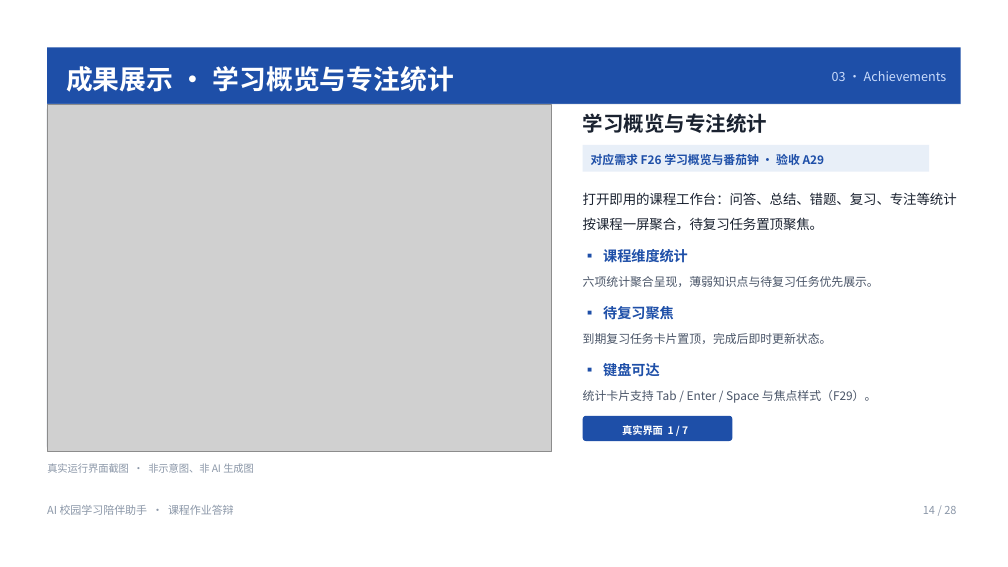
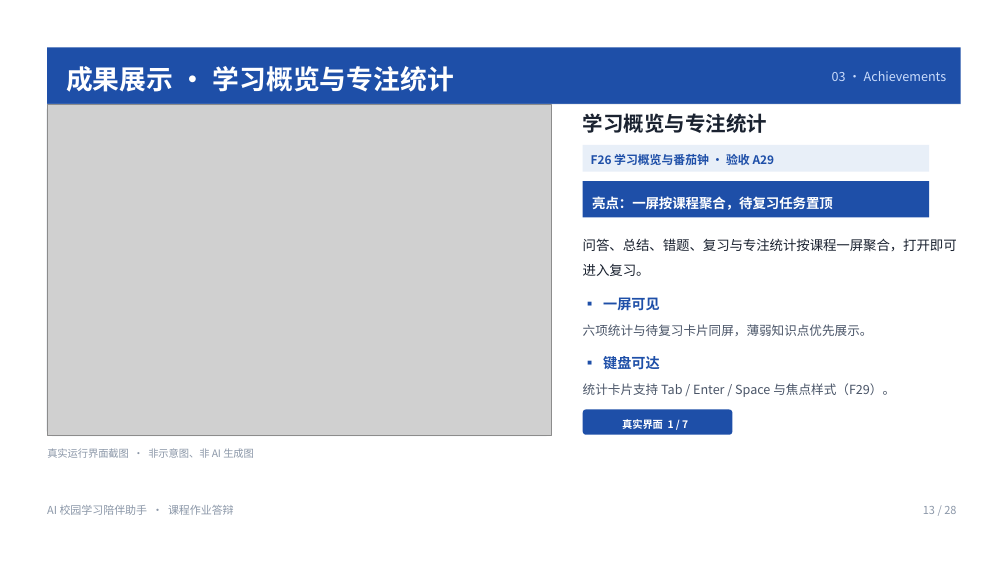
Before and after one commit to kecit33/ai-agent-study, a slide deck: slide 13 of docs/AI校园学习陪伴助手_团队展示与需求分析.pptx (slide 14 before the commit). Drawn at 1008x567 pixels with LibreOffice and Linux fonts; fonts in the diff are those of the drawing; grey boxes stand for pictures. Boxes give left, top, right and bottom in pixels: in the first picture for what was removed or moved away, otherwise in the second. Text is boxed around its words. In the diff, an @@ line names an element or a change of style, - is before the commit and + after.

```diff
--- a/docs/AI校园学习陪伴助手_团队展示与需求分析.pptx
+++ b/docs/AI校园学习陪伴助手_团队展示与需求分析.pptx
@@ picture: place and size @@
-picture at [47, 105, 551, 451]
+picture at [47, 105, 551, 436]
@@ rounded rectangle: place and size @@
-rounded rectangle at [47, 105, 551, 451]
+rounded rectangle at [47, 105, 551, 436]
@@ text at [591, 154, 775, 165]: text changed @@
-对应需求 F26 学习概览与番茄钟 · 验收 A29
+F26 学习概览与番茄钟 · 验收 A29
@@ rectangle added at [583, 181, 929, 218], fill #1E4FA8 @@
@@ text added at [592, 196, 833, 210], 12.8 pt, text #FFFFFF, bold @@
+亮点：一屏按课程聚合，待复习任务置顶
@@ text at [583, 238, 957, 276]: text changed @@
-打开即用的课程工作台：问答、总结、错题、复习、专注等统计按课程一屏聚合，待复习任务置顶聚焦。
+问答、总结、错题、复习与专注统计按课程一屏聚合，打开即可进入复习。
@@ text removed at [603, 249, 688, 263] @@
-▪ 课程维度统计
@@ text added at [603, 297, 659, 311], 13.5 pt, text #1E4FA8, bold @@
+▪ 一屏可见
@@ text at [583, 324, 873, 336]: text changed; size 11.2 to 12 pt @@
-六项统计聚合呈现，薄弱知识点与待复习任务优先展示。
+六项统计与待复习卡片同屏，薄弱知识点优先展示。
@@ text removed at [603, 306, 674, 320] @@
-▪ 待复习聚焦
@@ text removed at [583, 333, 832, 344] @@
-到期复习任务卡片置顶，完成后即时更新状态。
@@ text "统计卡片支持 Tab / Enter / ..." at [583, 383, 895, 397]: size 11.2 to 12 pt @@
@@ 3 texts, 1 rounded rectangle: place and size @@
-3 texts, 1 rounded rectangle at [583, 363, 876, 441]
+3 texts, 1 rounded rectangle at [583, 356, 895, 435]
@@ text "真实运行界面截图 · 非示意图、非 AI 生成图": place and size @@
-text "真实运行界面截图 · 非示意图、非 AI 生成图" at [47, 463, 254, 473]
+text "真实运行界面截图 · 非示意图、非 AI 生成图" at [47, 448, 254, 458]
@@ text at [923, 506, 956, 514]: text changed @@
-14 / 28
+13 / 28
```
Also in this commit, not shown: 18 other slides changed, 3 slides added, 3 slides removed, 28 other files.
